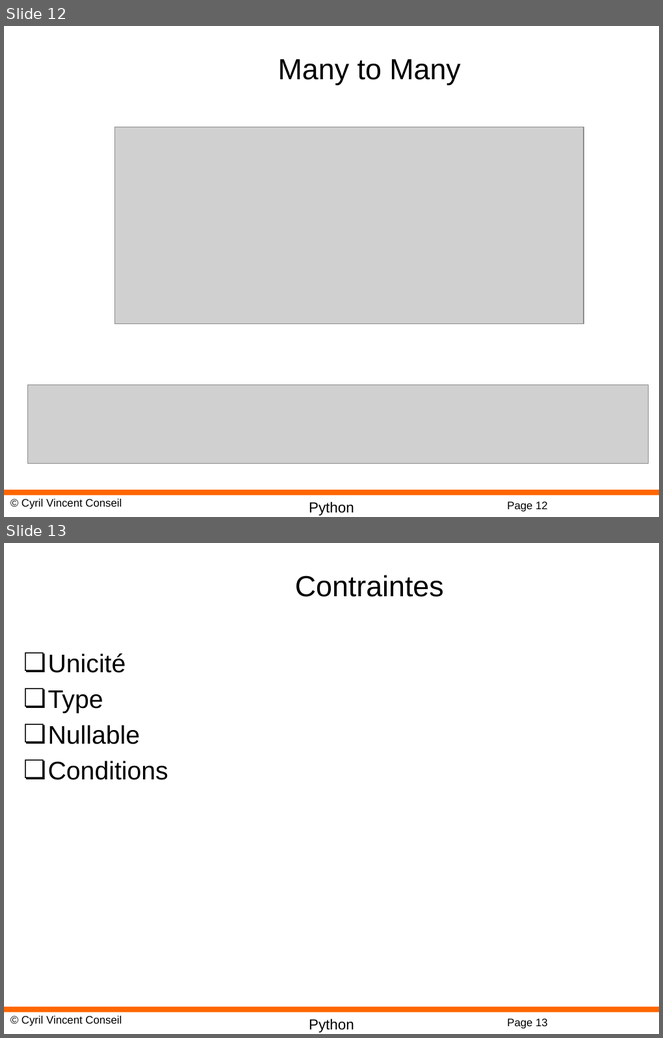
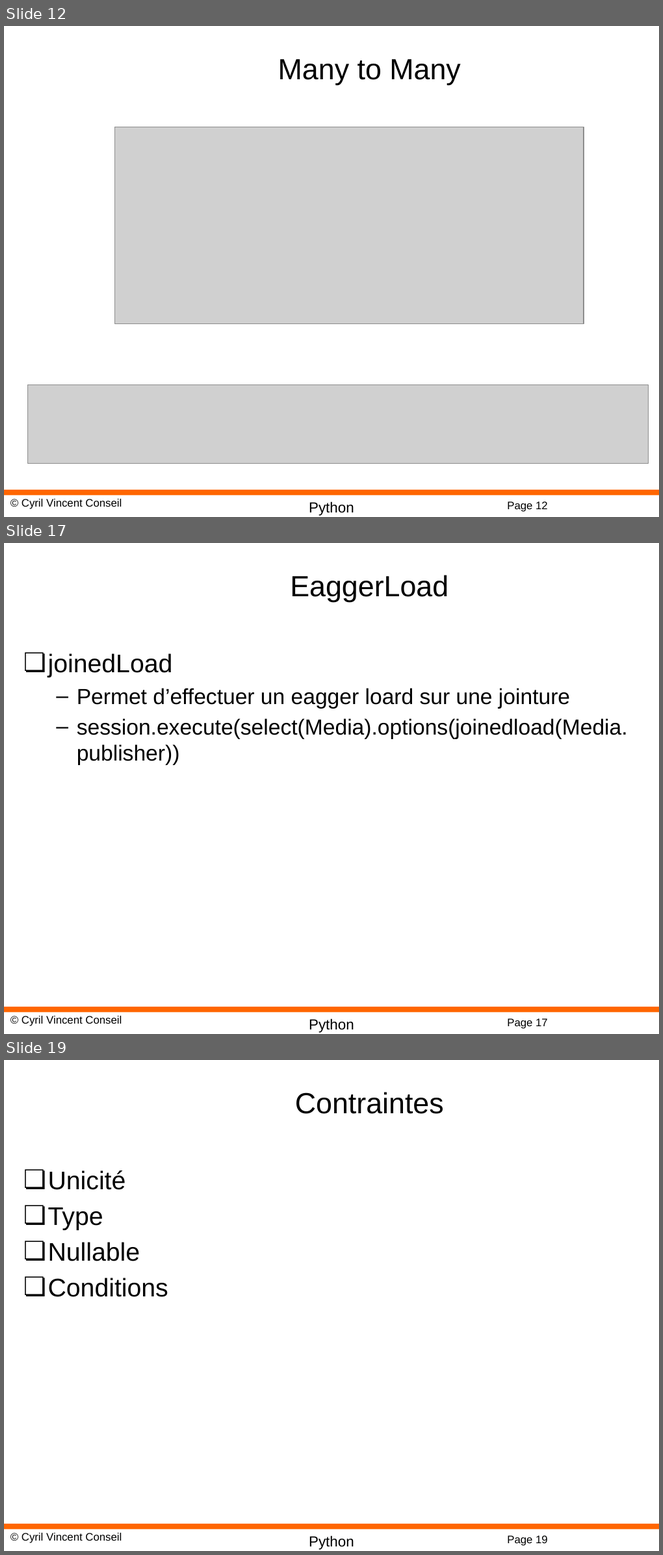
Before and after one commit to cyrilvincent/python, a slide deck: ppt/Python22-SQLAlchemy.pptx. Shown one above the other, each under a label of ours: slides 12 and 13 before the commit, slides 12, 17 and 19 after it; the slides between them are not shown. The pictures are 663x1038 and 663x1555 pixels, drawn with LibreOffice and Linux fonts; fonts in the diff are those of the drawing; grey boxes stand for pictures; background and template pictures are left out. Boxes give left, top, right and bottom in pixels: in the first picture for what was removed or moved away, otherwise in the second. Text is boxed around its words. In the diff, an @@ line names an element or a change of style, - is before the commit and + after.

```diff
--- a/ppt/Python22-SQLAlchemy.pptx
+++ b/ppt/Python22-SQLAlchemy.pptx
@@ slide 17 added at (4,543,659,1034), background #FFFFFF; not listed: 4 template elements that a slide beside it also shows @@
@@ title added at (290,575,449,602), 32 pt, text #000000 @@
+EaggerLoad
@@ text added at (48,653,628,765), 24 pt, text #000000 @@
+❏ joinedLoad
+  – Permet d’effectuer un eagger loard sur une jointure
+  – session.execute(select(Media).options(joinedload(Media.publisher))
@@ what was slide 13 is now slide 19 @@
@@ page number at (507,1536,548,1546): text changed @@
-Page 13
+Page 19
```
Also in this commit, not shown: 5 other slides added, 8 other files.
